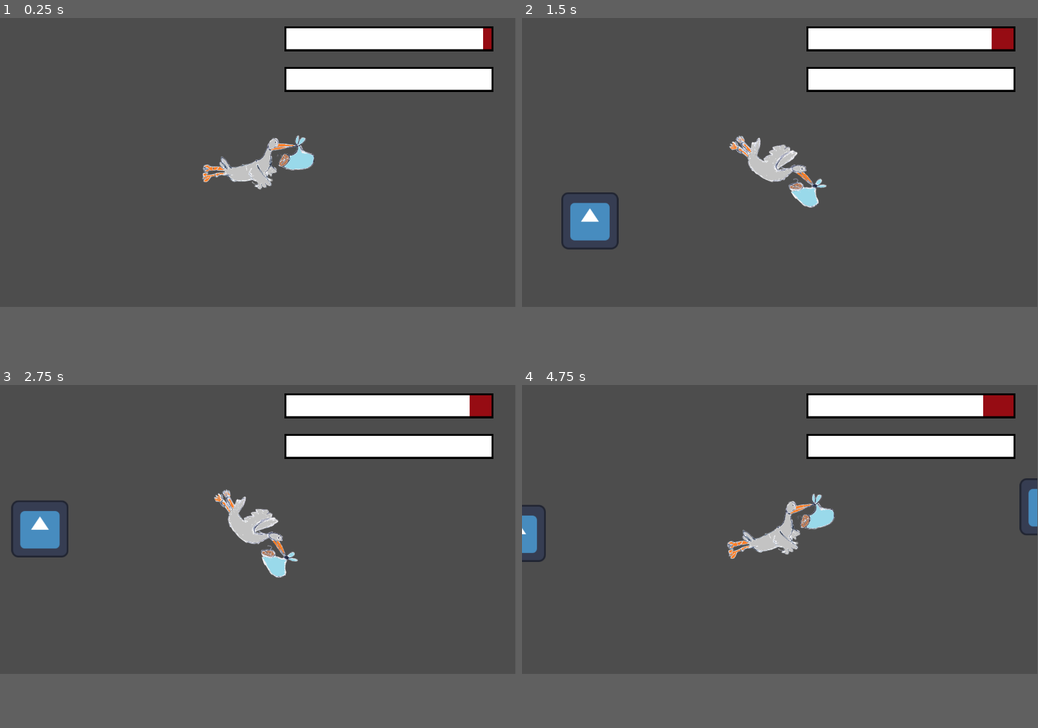
Above: before the commit, frames 1-4 (two rows, left to right).
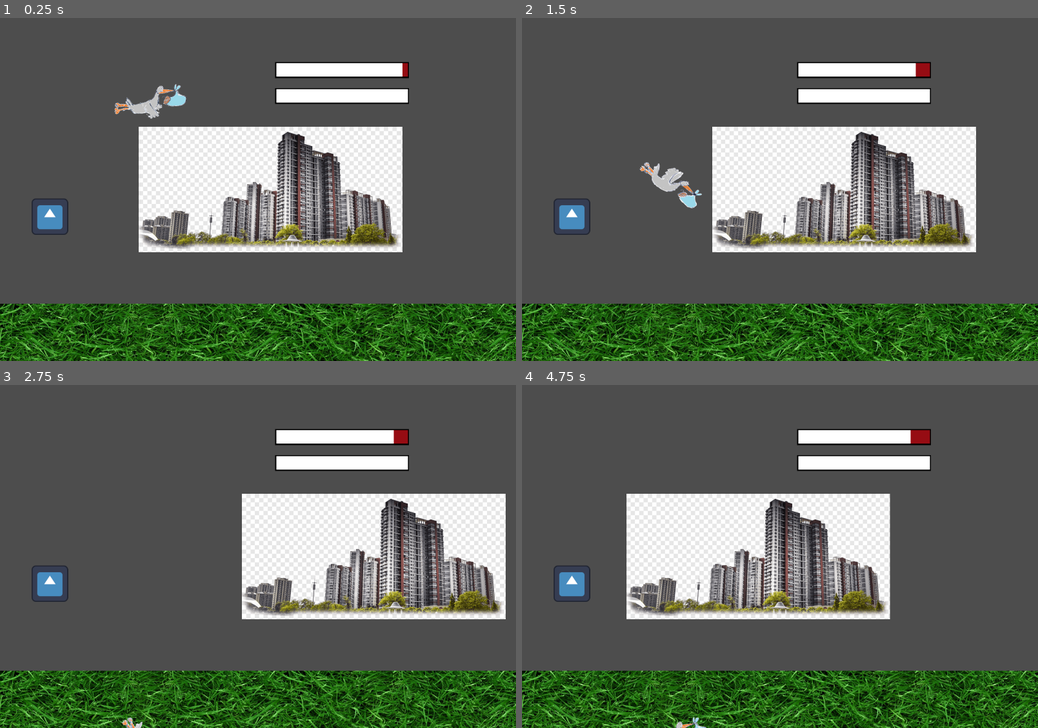
Above: after the commit, the same moments.

Repository: LiamMcBride/LudumeDare53
Game: Godot game, scene res://main_scene.tscn
Same seed, same stepped clock (60 frames per second), same inputs: the game is played once before the commit and once after it. The engine's default icon, where the game draws it, is replaced by a stand-in: a white triangle on a blue panel in a dark square.
Inputs:
- Up to frame 1 (0.25 s): no input
- Up to frame 2 (1.5 s): hold D (RIGHT) 0.53-1.28 s; hold S (DOWN) from 1.28 s (still down)
- Up to frame 3 (2.75 s): release S (DOWN) at 2.03 s; hold D (RIGHT) from 2.03 s (still down)
- Up to frame 4 (4.75 s): release D (RIGHT) at 2.78 s; hold W (UP) 2.78-3.53 s; hold A (LEFT) from 3.53 s (still down)
In our replay, the window is 799x449 before the commit and 800x533 after it. These sizes can differ from the game's own. Grey fills any space a smaller window leaves; there, only what the larger window draws over its background counts as a difference.

The runs differ from the first frame. In frame 1, 42% of the frame differs, in the area x 0-100%, y 2-100%; in frame 2, 42%; in frame 3, 42%; in frame 4, 42%.

Commit message:
asdf

Diff:
--- a/BabyToGo/CharacterBody2D.gd
+++ b/BabyToGo/CharacterBody2D.gd
@@ -97,8 +97,8 @@
 
 #	velocity.x = SPEED
 #	velocity.x = move_toward(velocity.x, 10, SPEED)
-	velocity.x = SPEED
-	cam.set_position(Vector2(get_position().x, get_position().y))
+#	velocity.x = SPEED
+#	cam.set_position(Vector2(get_position().x, get_position().y))
 
 	move_and_slide()
 
--- /dev/null
+++ b/BabyToGo/Ground.gd
@@ -0,0 +1,6 @@
+extends ParallaxLayer
+
+
+# Called every frame. 'delta' is the elapsed time since the previous frame.
+func _process(delta):
+	motion_offset -= Vector2(100, 0)
--- a/BabyToGo/MobSpawner.gd
+++ b/BabyToGo/MobSpawner.gd
@@ -1,20 +1,11 @@
 extends Node2D
 @export var distance = 500
-@export var player: CharacterBody2D
 @onready var enemy_scene = load("res://enemy.tscn")
-var spawnCount = 3
-var loaded = false
+var spawnCount = 0
 var spawnPoint: Vector2
 # Called when the node enters the scene tree for the first time.
 func _ready():
 	spawnPoint = Vector2(get_position().x + 500, y_spawn_value())
-#	var player_loc = player.get_position()
-#	if player_loc.distance_to(Vector2(spawnPoint.x - distance, spawnPoint.y)) > 100:
-#		print("spawn")
-#		spawnPoint = Vector2(player_loc.x + distance, player_loc.y)
-#		var enemy = enemy_scene.instantiate(PackedScene.GEN_EDIT_STATE_MAIN_INHERITED)
-#		add_child(enemy)
-#		enemy.set_position(spawnPoint)
 
 func y_spawn_value() -> float:
 	var bottom = get_viewport_rect().size.y - 250
@@ -25,7 +16,7 @@
 	if spawnCount != 0:
 		spawnPoint = Vector2(spawnPoint.x + distance, y_spawn_value())
 		print("spawn\nEnemy:" + str(spawnPoint.x) + ", " + str(spawnPoint.y))
-		var enemy = enemy_scene.instantiate(PackedScene.GEN_EDIT_STATE_MAIN_INHERITED)
+		var enemy = enemy_scene.instantiate(PackedScene.GEN_EDIT_STATE_INSTANCE)
 		add_child(enemy)
 		enemy.set_position(spawnPoint)
 #		enemy.set_script(scp)
--- a/BabyToGo/main_scene.tscn
+++ b/BabyToGo/main_scene.tscn
@@ -10,6 +10,7 @@
 [ext_resource type="AudioStream" uid="uid://bkdqlr41o1iap" path="res://Assets/Game_1.mp3" id="8_ekdlr"]
 [ext_resource type="AudioStream" uid="uid://dw03plq1x4vkt" path="res://Assets/Game_Over.mp3" id="9_jsn0p"]
 [ext_resource type="AudioStream" uid="uid://ctw4kjits65cp" path="res://Assets/Menu.mp3" id="10_yunii"]
+[ext_resource type="PackedScene" uid="uid://icptik2vmfep" path="res://parallax_background.tscn" id="11_obbah"]
 
 [sub_resource type="SpriteFrames" id="SpriteFrames_3q3bv"]
 animations = [{
@@ -27,37 +28,40 @@
 
 [sub_resource type="CircleShape2D" id="CircleShape2D_q07e4"]
 
-[node name="World" type="Node2D" node_paths=PackedStringArray("player")]
-position = Vector2(237, 153)
+[node name="World" type="Node2D"]
+position = Vector2(2.08165e-12, 2.08165e-12)
 script = ExtResource("1_7maxl")
 distance = 100
-player = NodePath("Player")
 
-[node name="Camera2D" type="Camera2D" parent="."]
-position = Vector2(376, 167)
+[node name="ParallaxBackground" parent="." instance=ExtResource("11_obbah")]
+offset = Vector2(2.08165e-12, 1800)
+transform = Transform2D(1, 0, 0, 1, 2.08165e-12, 1800)
 
-[node name="HealthBar" type="TextureProgressBar" parent="Camera2D"]
-offset_left = 60.0
-offset_top = -214.0
-offset_right = 527.0
-offset_bottom = -158.0
+[node name="HealthBar" type="TextureProgressBar" parent="."]
+offset_left = 436.0
+offset_top = -47.0
+offset_right = 903.0
+offset_bottom = 9.0
 value = 50.0
 texture_under = ExtResource("4_v15jo")
 texture_progress = ExtResource("5_sh0a0")
 
-[node name="StaminaBar" type="TextureProgressBar" parent="Camera2D"]
-offset_left = 60.0
-offset_top = -305.0
-offset_right = 527.0
-offset_bottom = -249.0
+[node name="StaminaBar" type="TextureProgressBar" parent="."]
+offset_left = 436.0
+offset_top = -138.0
+offset_right = 903.0
+offset_bottom = -82.0
 value = 50.0
 texture_under = ExtResource("4_v15jo")
 texture_progress = ExtResource("5_sh0a0")
 
+[node name="Camera2D" type="Camera2D" parent="."]
+position = Vector2(376, 308)
+
 [node name="Player" type="CharacterBody2D" parent="." node_paths=PackedStringArray("progress", "health_bar", "cam", "gameMusic", "gameOverMusic", "menuMusic")]
 script = ExtResource("1_lx3i5")
-progress = NodePath("../Camera2D/StaminaBar")
-health_bar = NodePath("../Camera2D/HealthBar")
+progress = NodePath("../StaminaBar")
+health_bar = NodePath("../HealthBar")
 cam = NodePath("../Camera2D")
 gameMusic = NodePath("../GameMusic")
 gameOverMusic = NodePath("../GameOverMusic")
--- /dev/null
+++ b/BabyToGo/parallax_background.tscn
@@ -0,0 +1,27 @@
+[gd_scene load_steps=5 format=3 uid="uid://icptik2vmfep"]
+
+[ext_resource type="Texture2D" uid="uid://dykwbxm1ym76l" path="res://Assets/grass.jpeg" id="1_kilnc"]
+[ext_resource type="Script" path="res://Ground.gd" id="1_wev6g"]
+[ext_resource type="Texture2D" uid="uid://ghd71nieuj2" path="res://Assets/foreground.png" id="2_npdbi"]
+
+[sub_resource type="CanvasTexture" id="CanvasTexture_3by1u"]
+diffuse_texture = ExtResource("1_kilnc")
+
+[node name="ParallaxBackground" type="ParallaxBackground"]
+
+[node name="BackGround" type="ParallaxLayer" parent="."]
+motion_mirroring = Vector2(1920, 2.08165e-12)
+script = ExtResource("1_wev6g")
+
+[node name="Sprite2D" type="Sprite2D" parent="BackGround"]
+position = Vector2(2.08165e-12, 2.08165e-12)
+texture = ExtResource("2_npdbi")
+offset = Vector2(2.08165e-12, -1200)
+
+[node name="Ground" type="ParallaxLayer" parent="."]
+motion_mirroring = Vector2(1500, 2.08165e-12)
+script = ExtResource("1_wev6g")
+
+[node name="Sprite2D" type="Sprite2D" parent="Ground"]
+position = Vector2(2.08165e-12, 2.08165e-12)
+texture = SubResource("CanvasTexture_3by1u")
--- a/BabyToGo/project.godot
+++ b/BabyToGo/project.godot
@@ -14,6 +14,11 @@
 run/main_scene="res://main_scene.tscn"
 config/features=PackedStringArray("4.0", "Forward Plus")
 config/icon="res://icon.svg"
+
+[display]
+
+window/size/viewport_width=1800
+window/size/viewport_height=1200
 
 [input]
 
Not shown, added: BabyToGo/Assets/background.jpeg.import
Binary file added: BabyToGo/Assets/foreground.png
Not shown, added: BabyToGo/Assets/foreground.png.import
Binary file added: BabyToGo/Assets/grass.jpeg
Not shown, added: BabyToGo/Assets/grass.jpeg.import
Not shown: 1 places in BabyToGo/main_scene.tscn that only renumber resources
